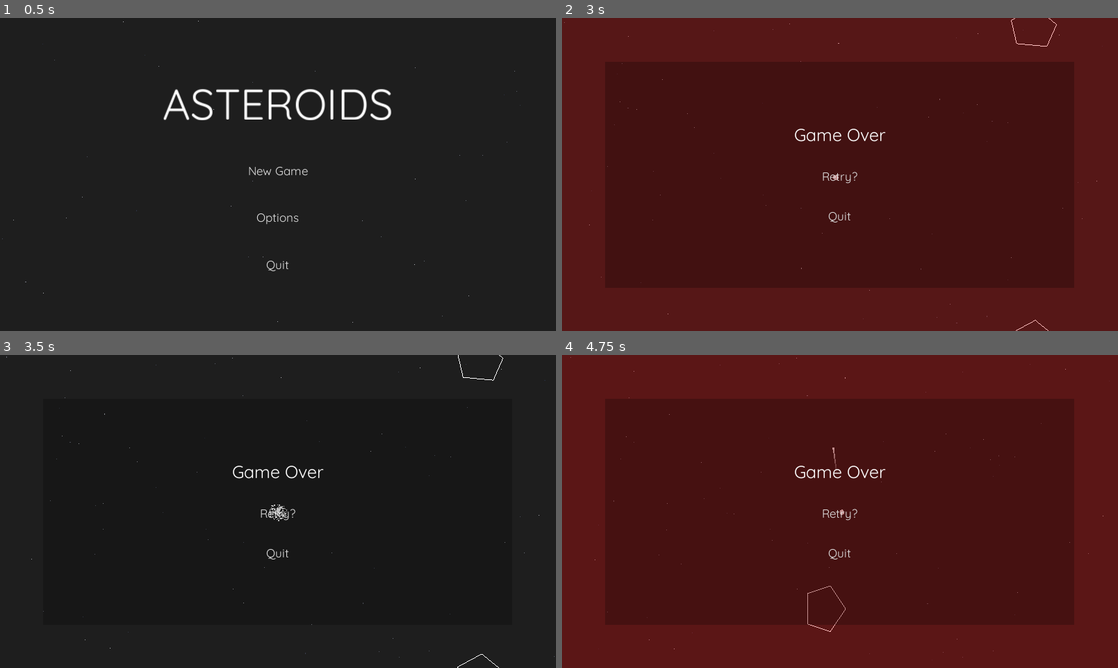
Above: before the commit, frames 1-4 (two rows, left to right).
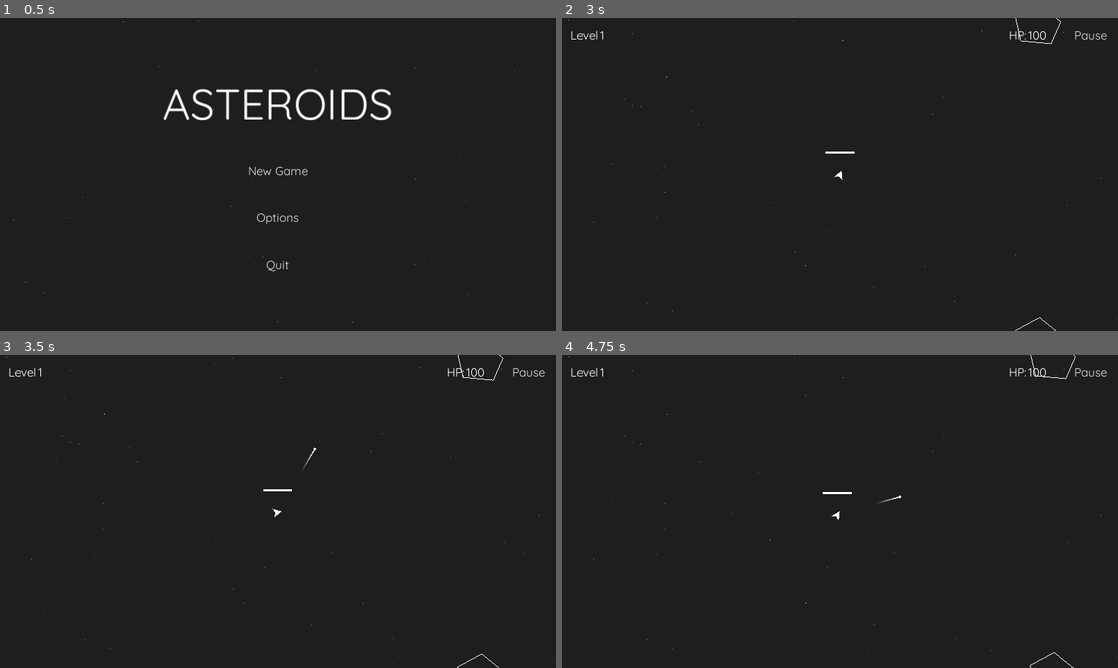
Above: after the commit, the same moments.

Repository: raccone/Asteroids
Game: Godot game, scene res://MainScene.tscn
The game is run twice, just before and just after one commit, with the same random seed, the same clock (stepped at 60 frames per second) and the same inputs. Sound files missing from this copy of the repository are replaced by a short silence.
Inputs (mouse positions are in pixels of both pictures, inside the frame that each line leads up to):
- Up to frame 1 (0.5 s): no input
- Up to frame 2 (3 s): click "New Game" at 0.5 s; click "Pause" at 1.25 s; click "Resume" at 2 s; tap Enter at 2.75 s; move the mouse to (962, 158) at 2.77 s; hold Right (ui_right) from 2.78 s (still down); hold D (ui_drain) from 2.78 s (still down); click (962, 158) at 2.92 s
- Up to frame 3 (3.5 s): keep holding Right (ui_right); keep holding D (ui_drain); tap Z (ui_shoot) at 3.05 s
- Up to frame 4 (4.75 s): release Right (ui_right) at 3.5 s; release D (ui_drain) at 3.5 s; click (840, 514) at 3.5 s, where only the run before the commit has a clickable "Retry?"; move the mouse to (728, 527) at 4.27 s; hold Left (ui_left) from 4.28 s (still down); tap Z (ui_shoot) at 4.35 s; tap D (ui_drain) at 4.55 s

Frame 1 is identical in both runs. In frame 2, 100% of the frame differs, in the area x 0-100%, y 0-100%; in frame 3, 0.6%; in frame 4, 100%.

Commit message:
Refinements
Lowered bullets volume.
Better lifebar.
Larger fps compatibility.
Bigger free space around player at start.
Fixed signal emission error.

Diff:
--- a/Asteroids/Bullet.gd
+++ b/Asteroids/Bullet.gd
@@ -33,7 +33,7 @@
 	AUDIO_NODE.play(0)
 
 
-func _process(delta):
+func _physics_process(delta):
 	var point = global_position
 	trail.add_point(point)
 	for child in TRAIL_NODE.get_children():
--- a/Asteroids/Bullet.tscn
+++ b/Asteroids/Bullet.tscn
@@ -62,7 +62,7 @@
 
 [node name="Sound" type="AudioStreamPlayer" parent="."]
 stream = ExtResource( 3 )
-volume_db = -6.0
+volume_db = -9.0
 autoplay = true
 bus = "SFX"
 
--- a/Asteroids/LifeBar.gd
+++ b/Asteroids/LifeBar.gd
@@ -30,13 +30,13 @@
 	hide()
 	length = get_parent().lifePoints
 	pos = get_parent().global_position
-	left = Vector2(-length/4, -50)
-	right = Vector2(length/4, -50)
 	white = Color(1, 1, 1)
 	thickness = 5
 
 
 func _draw():
+	left = Vector2(-length / 3, -50)
+	right = Vector2(length / 3, -50)
 	draw_line(left, right, white, thickness)
 	if borders["left"]:
 		draw_line(left+Vector2(screen_w,0), right+Vector2(screen_w,0), white, thickness)
@@ -69,7 +69,7 @@
 
 func _on_LifeBar_show(new_length):
 	show()
-	TWEEN_NODE.interpolate_property(self, "length", length, new_length, 0.6, Tween.TRANS_LINEAR, Tween.EASE_IN)
+	TWEEN_NODE.interpolate_property(self, "length", length, new_length, 0.3, Tween.TRANS_LINEAR, Tween.EASE_IN)
 	if not TWEEN_NODE.is_active():
 		TWEEN_NODE.start()
 	TIMER_NODE.start()
--- a/Asteroids/Main Menu.gd
+++ b/Asteroids/Main Menu.gd
@@ -21,7 +21,7 @@
 
 
 func _process(delta):
-	CAMERA_NODE.set_offset(Vector2(lerp(CAMERA_NODE.get_offset().x, camera_offset, 0.07), 0))
+	CAMERA_NODE.set_offset(Vector2(lerp(CAMERA_NODE.get_offset().x, camera_offset, delta*4), 0))
 	pass
 
 
--- a/Asteroids/Ship.gd
+++ b/Asteroids/Ship.gd
@@ -16,6 +16,7 @@
 onready var LEVELCOUNTER_NODE = get_node("/root/Control/Camera2D/GuiCanvas/MenuTopBar")
 onready var CLEARED_NODE = get_node("/root/Control/Camera2D/GuiCanvas/Cleared")
 onready var CAMERA_NODE = get_node("/root/Control/Camera2D")
+onready var BULLET_NODE = get_node("/root/Control/Camera2D/Game/Bullets")
 onready var LIFEBAR_NODE = $LifeBar
 onready var COLLISION_NODE = $CollisionPolygon2D
 onready var PARTICLES_NODE = $Particles2D
@@ -67,8 +68,8 @@
 	PARTICLES_NODE.emitting = false
 	SOUND_NODE.stop()
 	if lifePoints > 0 and can_control:
-		if Input.is_action_pressed("ui_drain"):
-			damage_calc(100)
+#		if Input.is_action_pressed("ui_drain"):
+#			damage_calc(100)
 		if Input.is_action_pressed("ui_right"):
 			angular_velocity = rotation_amount
 		if Input.is_action_pressed("ui_left"):
@@ -83,7 +84,7 @@
 			var knockback = Vector2(cos(rotation - PI/2), sin(rotation - PI/2)).normalized() * -acceleration
 			linear_velocity += knockback
 			var bullet = Bullet.instance()
-			get_parent().get_node("./Bullets").add_child(bullet)
+			BULLET_NODE.add_child(bullet)
 			bullet.position = position
 			bullet.rotation = rotation - PI/2
 			bullet.set_linear_velocity(Vector2(400, 0).rotated(rotation - PI/2))
--- a/Asteroids/Viewport.gd
+++ b/Asteroids/Viewport.gd
@@ -68,7 +68,7 @@
 func asteroid_place(times):
 	for i in range(0,clamp(times,1,15)):
 		var random = Vector2(rand_range(0, screen_width),rand_range(0, screen_height))
-		while random.distance_to(ship.position) < 40:
+		while random.distance_to(ship.position) < 100:
 			random = Vector2(rand_range(0, screen_width),rand_range(0, screen_height))
 		var asteroid = Asteroid.instance()
 		ASTEROIDS_NODE.add_child(asteroid)
@@ -82,11 +82,7 @@
 func _process(delta):
 	CAMERA_NODE.set_zoom(Vector2(lerp(CAMERA_NODE.zoom.x, 1, 0.1), lerp(CAMERA_NODE.zoom.x, 1, 0.05)))
 #	if Input.is_action_just_pressed("camera_toggle"):
-#		var z = $Viewport/Camera2D.get_zoom().x
-#		if z == 1:
-#			$Viewport/Camera2D.set_zoom(Vector2(3,3))
-#		else:
-#			$Viewport/Camera2D.set_zoom(Vector2(1,1))
+#		asteroid_place(1)
 	if ASTEROIDS_NODE.get_child_count() > 0 and ship.can_control:
 		for ast in ASTEROIDS_NODE.get_children():
 			if ast.lifePoints > 0:
--- a/Asteroids/Wrapper.gd
+++ b/Asteroids/Wrapper.gd
@@ -4,7 +4,8 @@
 
 
 func emit(s):
-	parent.emit_signal(s)
+	if len(parent.get_signal_connection_list(s)) > 0:
+		parent.emit_signal(s)
 
 
 func warp(screen_width, screen_height):
Not shown, changed: Asteroids/Asteroids.apk
Not shown, changed: Asteroids/Asteroids.pck
